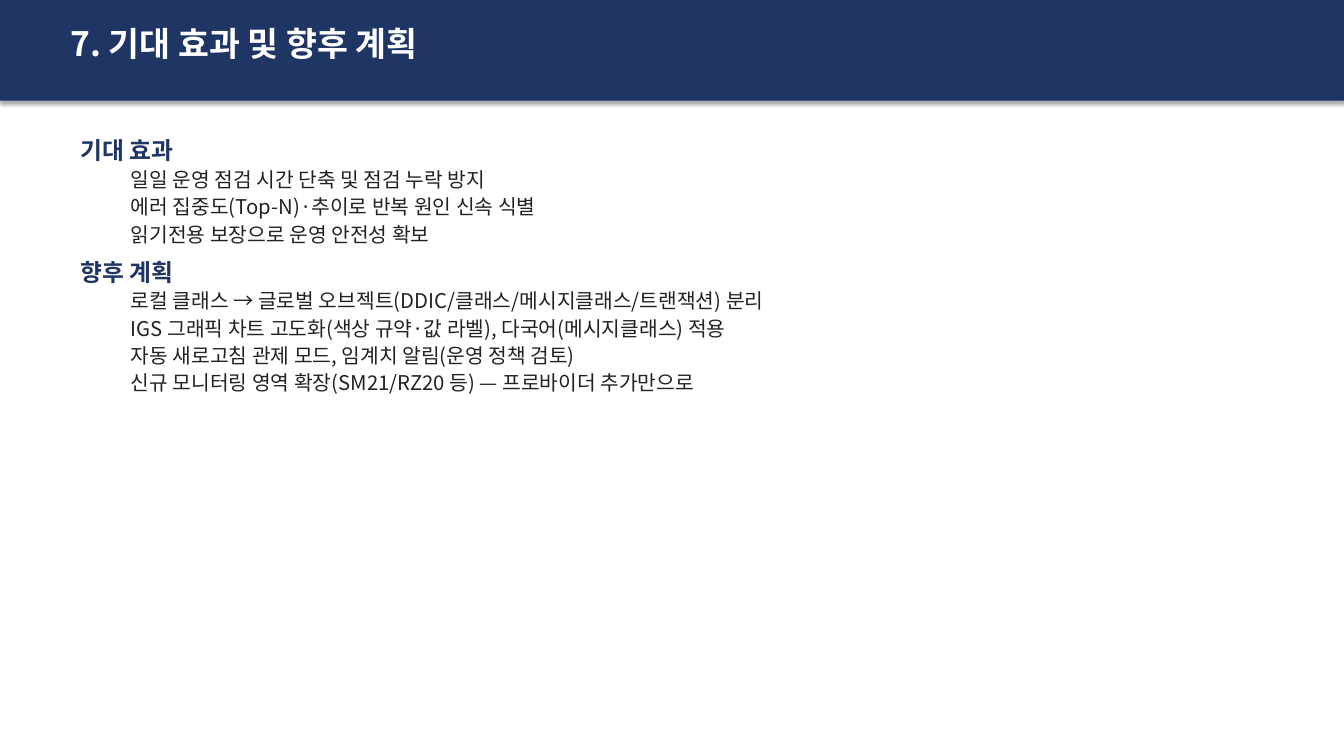
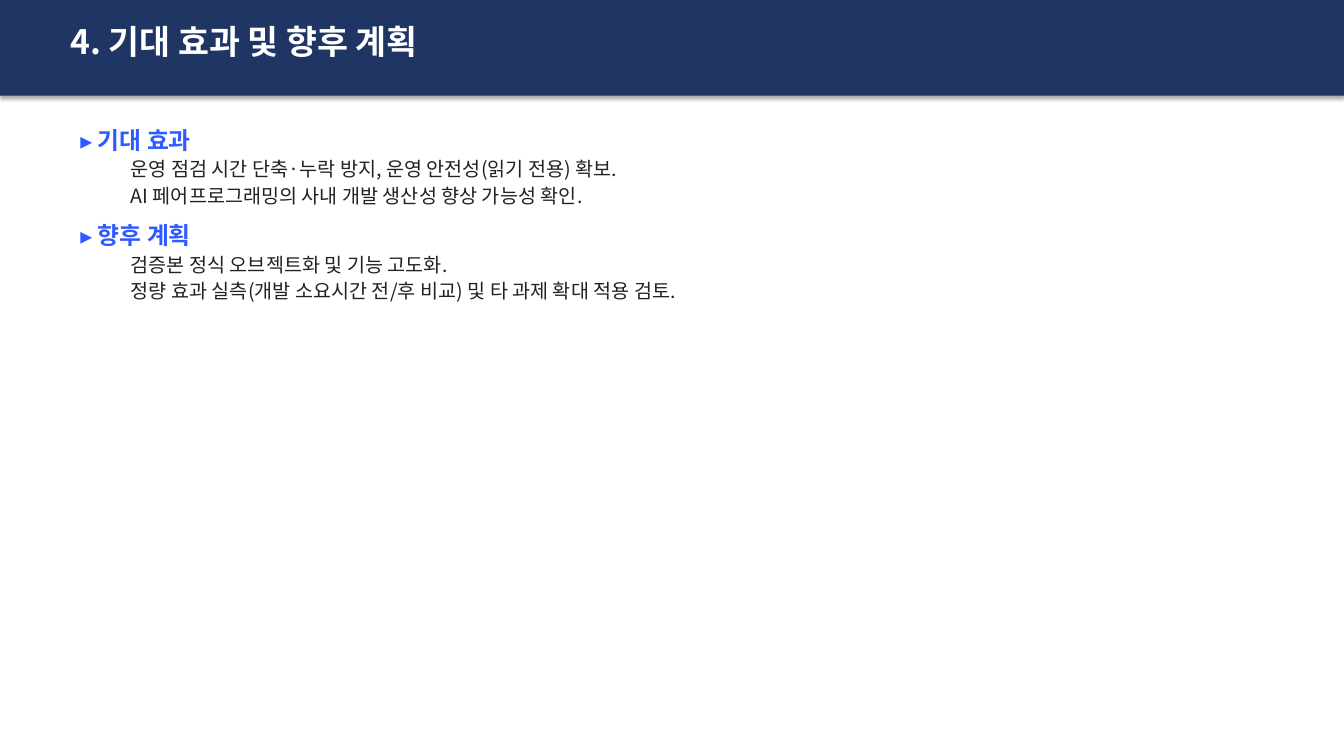
Before and after one commit to hyosungitx00/AI, a slide deck: slide 5 of docs/report/Y_OPS_MONITOR_V2_발표자료.pptx (slide 9 before the commit). Drawn at 1344x756 pixels with LibreOffice and Linux fonts; fonts in the diff are those of the drawing. Boxes give left, top, right and bottom in pixels: in the first picture for what was removed or moved away, otherwise in the second. Text is boxed around its words. In the diff, an @@ line names an element or a change of style, - is before the commit and + after.

```diff
--- a/docs/report/Y_OPS_MONITOR_V2_발표자료.pptx
+++ b/docs/report/Y_OPS_MONITOR_V2_발표자료.pptx
@@ rectangle: place and size @@
-rectangle at bbox=[0, 0, 1344, 101]
+rectangle at bbox=[0, 0, 1344, 96]
@@ text at bbox=[70, 25, 418, 57]: text changed @@
-7. 기대 효과 및 향후 계획
+4. 기대 효과 및 향후 계획
@@ text at bbox=[98, 129, 676, 302]: text changed; size 14.5 to 14 pt @@
-기대 효과
-  일일 운영 점검 시간 단축 및 점검 누락 방지
-  에러 집중도(Top-N)·추이로 반복 원인 신속 식별
-  읽기전용 보장으로 운영 안전성 확보
-향후 계획
-  로컬 클래스 → 글로벌 오브젝트(DDIC/클래스/메시지클래스/트랜잭션) 분리
-  IGS 그래픽 차트 고도화(색상 규약·값 라벨), 다국어(메시지클래스) 적용
-  자동 새로고침 관제 모드, 임계치 알림(운영 정책 검토)
-  신규 모니터링 영역 확장(SM21/RZ20 등) — 프로바이더 추가만으로
+▸ 기대 효과
+  운영 점검 시간 단축·누락 방지, 운영 안전성(읽기 전용) 확보.
+  AI 페어프로그래밍의 사내 개발 생산성 향상 가능성 확인.
+▸ 향후 계획
+  검증본 정식 오브젝트화 및 기능 고도화.
+  정량 효과 실측(개발 소요시간 전/후 비교) 및 타 과제 확대 적용 검토.
```
Also in this commit, not shown: 3 other slides changed, 1 slide added, 6 slides removed, 3 other files.
